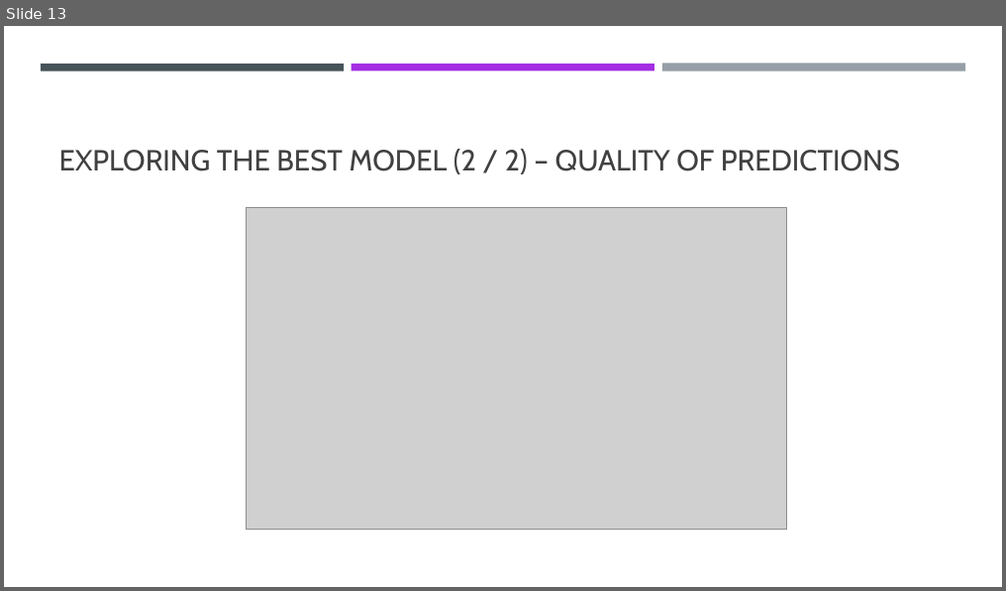
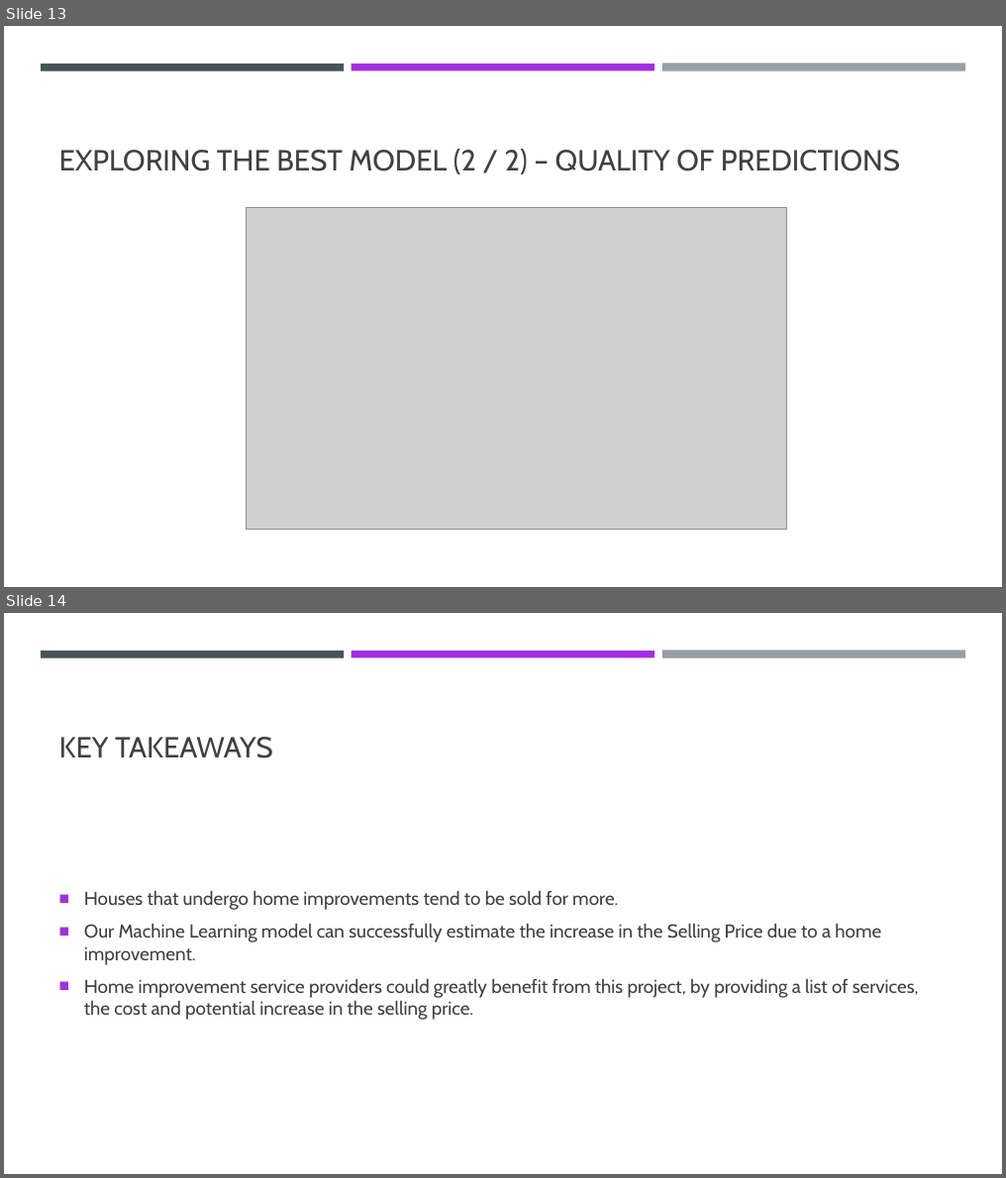
Before and after one commit to rafaelmsbob/Springboard, a slide deck: CapstoneProject1/FinalFiles/Final Presentation.pptx. Shown one above the other, each under a label of ours: slide 13 before the commit, slides 13 and 14 after it. The pictures are 1006x591 and 1006x1178 pixels, drawn with LibreOffice and Linux fonts; fonts in the diff are those of the drawing; grey boxes stand for pictures. Boxes give left, top, right and bottom in pixels: in the first picture for what was removed or moved away, otherwise in the second. Text is boxed around its words. In the diff, an @@ line names an element or a change of style, - is before the commit and + after.

```diff
--- a/CapstoneProject1/FinalFiles/Final Presentation.pptx
+++ b/CapstoneProject1/FinalFiles/Final Presentation.pptx
@@ slide 14 added at box(4, 613, 1002, 1174), background #FFFFFF; not listed: 3 template elements that a slide beside it also shows @@
@@ title added at box(59, 737, 273, 759), 28 pt, text #404040 @@
+KEY TAKEAWAYS
@@ text added at box(84, 891, 919, 1020), 18 pt, text #404040 @@
+■ Houses that undergo home improvements tend to be sold for more.
+■ Our Machine Learning model can successfully estimate the increase in the Selling Price due to a home improvement.
+■ Home improvement service providers could greatly benefit from this project, by providing a list of services, the cost and potential increase in the selling price.
```
Also in this commit, not shown: 1 slide changed.
